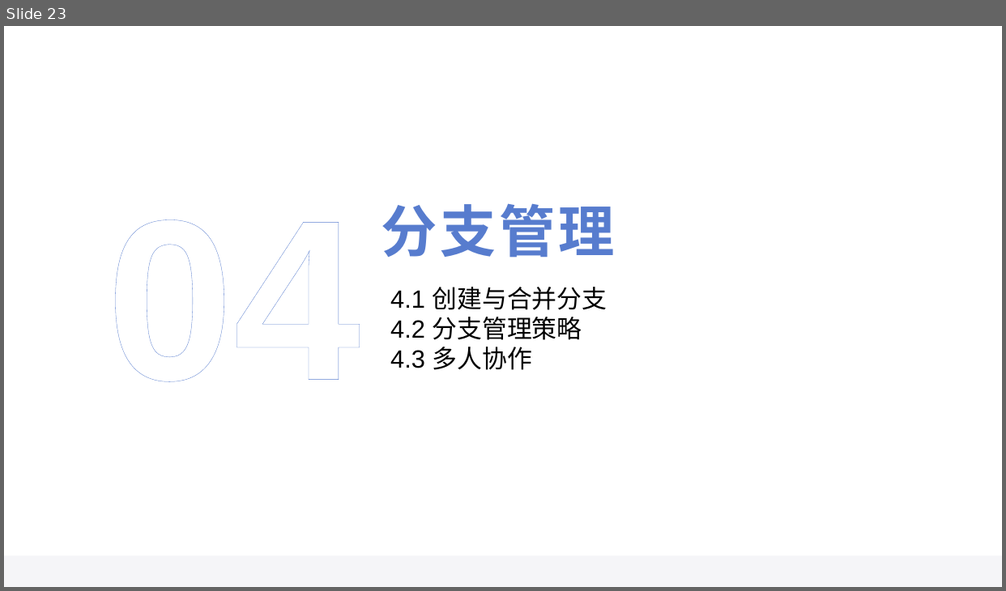
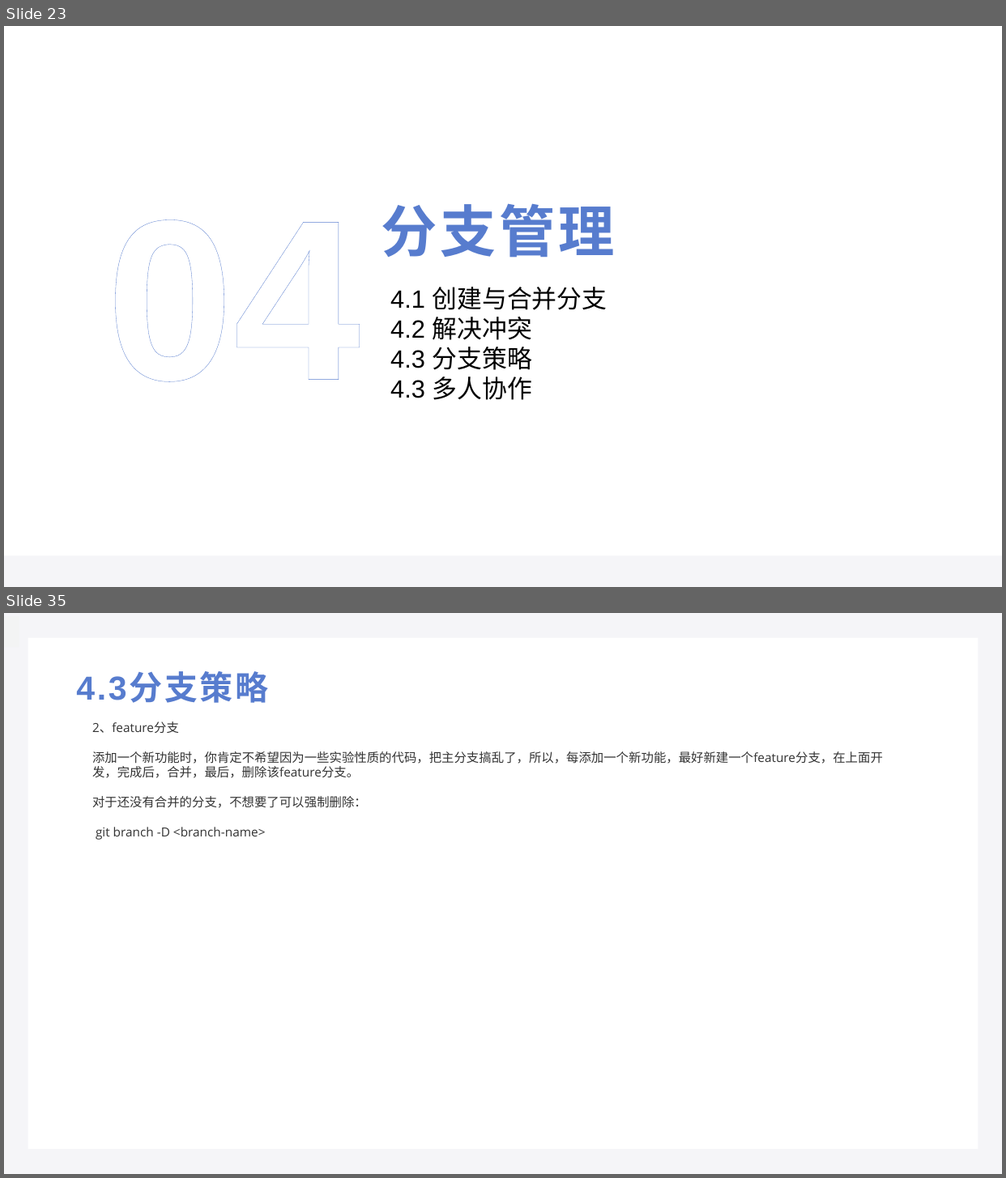
Before and after one commit to Mthion-s/learngit, a slide deck: Git学习.pptx. Shown one above the other, each under a label of ours: slide 23 before the commit, slides 23 and 35 after it; the slides between them are not shown. The pictures are 1006x591 and 1006x1178 pixels, drawn with LibreOffice and Linux fonts; fonts in the diff are those of the drawing. Boxes give left, top, right and bottom in pixels: in the first picture for what was removed or moved away, otherwise in the second. Text is boxed around its words. In the diff, an @@ line names an element or a change of style, - is before the commit and + after.

```diff
--- a/Git学习.pptx
+++ b/Git学习.pptx
@@ slide 35 added at bbox=[4, 613, 1002, 1174], background #F5F5F8 @@
@@ rectangle added at bbox=[4, 616, 19, 647], fill #F3F4F4 @@
@@ rectangle added at bbox=[28, 637, 978, 1149], fill #FFFFFF @@
@@ title added at bbox=[76, 673, 268, 703], 32 pt, text #577CCE, bold @@
+4.3分支策略
@@ text added at bbox=[92, 722, 883, 840], 12 pt, text #333333 @@
+2、feature分支
+添加一个新功能时，你肯定不希望因为一些实验性质的代码，把主分支搞乱了，所以，每添加一个新功能，最好新建一个feature分支，在上面开发，完成后，合并，最后，删除该feature分支。
+对于还没有合并的分支，不想要了可以强制删除：
+git branch -D <branch-name>
@@ slide 23 changed as well @@
@@ text at bbox=[390, 317, 532, 370]: text changed @@
-4.2 分支管理策略
+4.2 解决冲突
+4.3 分支策略
```
Also in this commit, not shown: 1 other slide changed, 19 other slides added, 19 slides removed.
